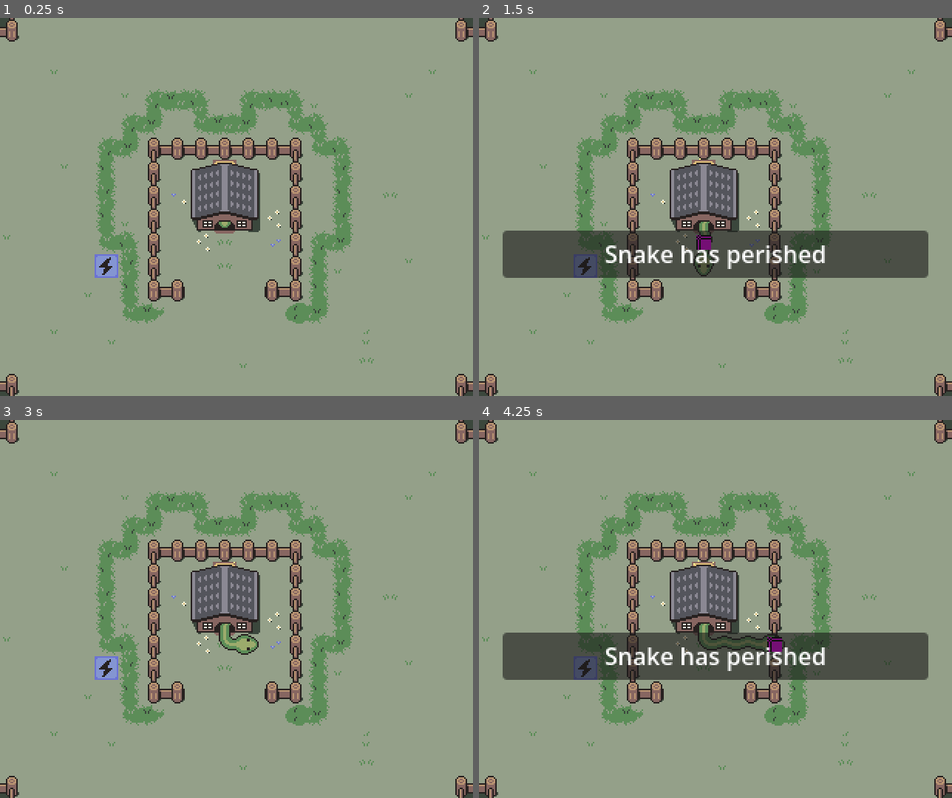
Above: before the commit, frames 1-4 (two rows, left to right).
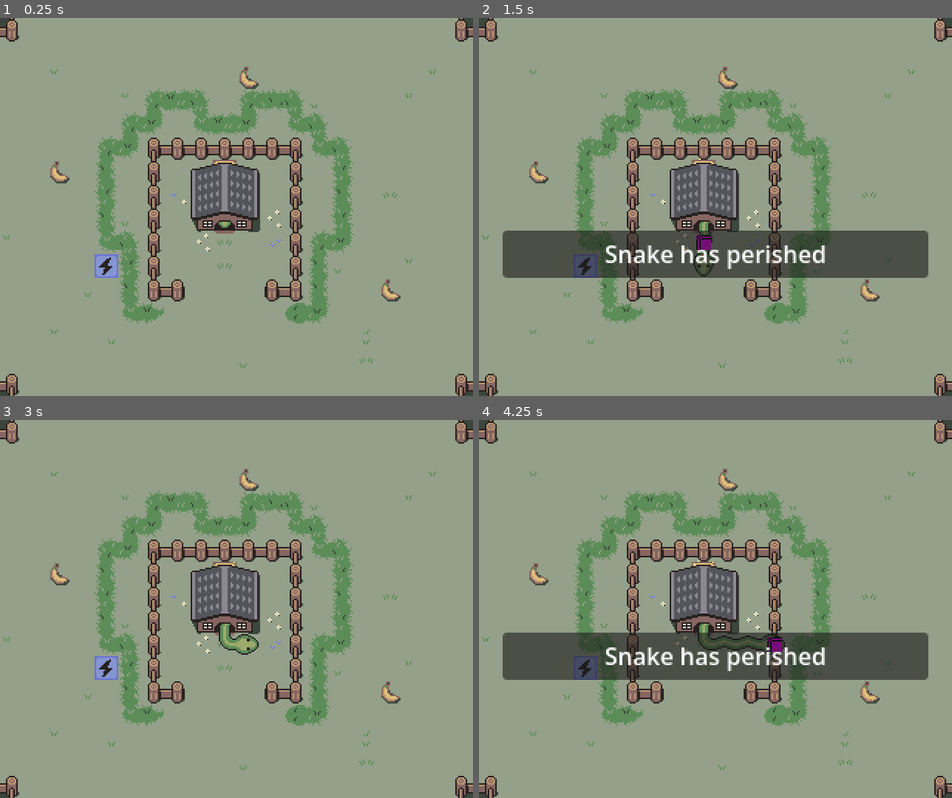
Above: after the commit, the same moments.

Repository: kalgynirae/ld59
Game: Godot game, scene res://scenes/game.tscn
Two runs of this game, one before a commit and one after it. Both use one fixed random seed, a clock stepped at 60 frames per second and the inputs below.
Inputs:
- Up to frame 1 (0.25 s): no input
- Up to frame 2 (1.5 s): hold L (move_right) 0.53-1.28 s; tap K (die) at 0.6 s; tap Enter at 1.25 s; hold J (move_down) from 1.28 s (still down); tap E (extend) at 1.35 s
- Up to frame 3 (3 s): tap Space at 2 s; release J (move_down) at 2.03 s; hold L (move_right) 2.03-2.78 s; tap K (die) at 2.1 s; tap Enter at 2.75 s; hold = (speed_up) from 2.78 s (still down); tap E (extend) at 2.85 s
- Up to frame 4 (4.25 s): release = (speed_up) at 3.53 s; hold H (move_left) from 3.53 s (still down); tap K (die) at 3.6 s

The runs differ from the first frame. In frame 1, 0.4% of the frame differs, in the area x 10-85%, y 12-75%; in frame 2, 0.4%; in frame 3, 0.4%; in frame 4, 0.4%.

Commit message:
Add more bananas

Diff:
--- a/scenes/map.tscn
+++ b/scenes/map.tscn
@@ -1132,6 +1132,12 @@
 [node name="Food7" parent="food" unique_id=2087248251 instance=ExtResource("17_c70he")]
 position = Vector2(192, -176)
 
+[node name="Food16" parent="food" unique_id=838279121 instance=ExtResource("17_c70he")]
+position = Vector2(192, -240)
+
+[node name="Food17" parent="food" unique_id=363305455 instance=ExtResource("17_c70he")]
+position = Vector2(176, -240)
+
 [node name="Food8" parent="food" unique_id=940243539 instance=ExtResource("17_c70he")]
 position = Vector2(208, -176)
 
@@ -1147,12 +1153,33 @@
 [node name="Food11" parent="food" unique_id=270560177 instance=ExtResource("17_c70he")]
 position = Vector2(96, 432)
 
+[node name="Food18" parent="food" unique_id=1866613114 instance=ExtResource("17_c70he")]
+position = Vector2(80, 432)
+
+[node name="Food19" parent="food" unique_id=3381607 instance=ExtResource("17_c70he")]
+position = Vector2(80, 448)
+
 [node name="Food12" parent="food" unique_id=1715658580 instance=ExtResource("17_c70he")]
 position = Vector2(96, 448)
 
 [node name="Food13" parent="food" unique_id=1839779420 instance=ExtResource("17_c70he")]
 position = Vector2(224, 304)
 
+[node name="Food20" parent="food" unique_id=81987639 instance=ExtResource("17_c70he")]
+position = Vector2(208, 304)
+
+[node name="Food22" parent="food" unique_id=1053871579 instance=ExtResource("17_c70he")]
+position = Vector2(256, 176)
+
+[node name="Food23" parent="food" unique_id=767943834 instance=ExtResource("17_c70he")]
+position = Vector2(160, 32)
+
+[node name="Food24" parent="food" unique_id=1334502124 instance=ExtResource("17_c70he")]
+position = Vector2(32, 96)
+
+[node name="Food21" parent="food" unique_id=1066051750 instance=ExtResource("17_c70he")]
+position = Vector2(208, 320)
+
 [node name="Food14" parent="food" unique_id=921627449 instance=ExtResource("17_c70he")]
 position = Vector2(224, 320)
 
@@ -1196,14 +1223,6 @@
 
 [node name="switch10" parent="UpperSwitches" unique_id=1255781472 instance=ExtResource("5_2klcf")]
 position = Vector2(160, -240)
-color2 = true
-
-[node name="switch11" parent="UpperSwitches" unique_id=1851152225 instance=ExtResource("5_2klcf")]
-position = Vector2(176, -240)
-color2 = true
-
-[node name="switch12" parent="UpperSwitches" unique_id=1390339097 instance=ExtResource("5_2klcf")]
-position = Vector2(192, -240)
 color2 = true
 
 [node name="switch13" parent="UpperSwitches" unique_id=60592915 instance=ExtResource("5_2klcf")]
